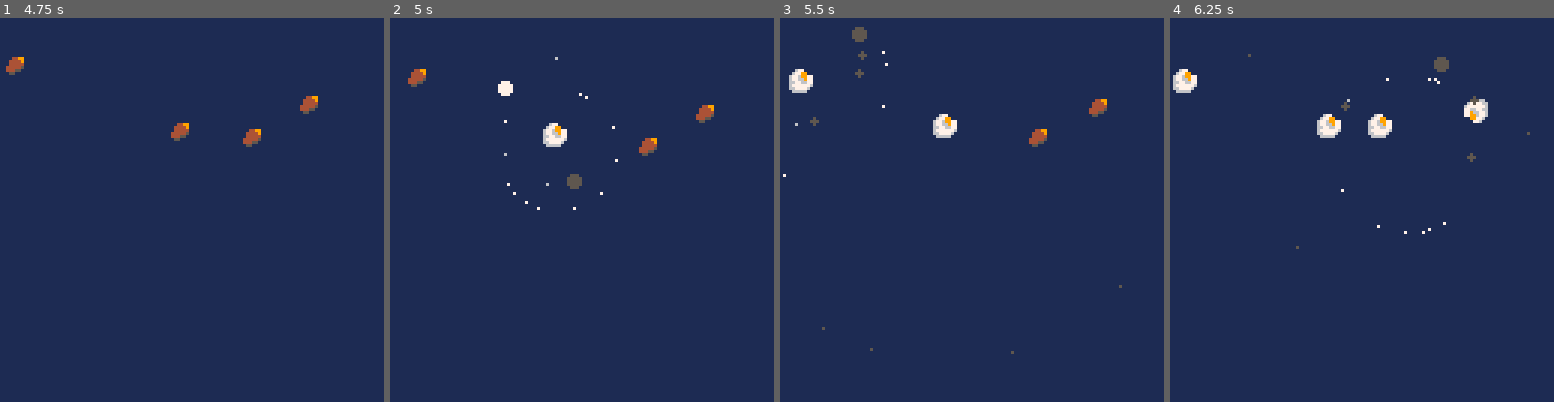
Above: before the commit, frames 1-4 (left to right).
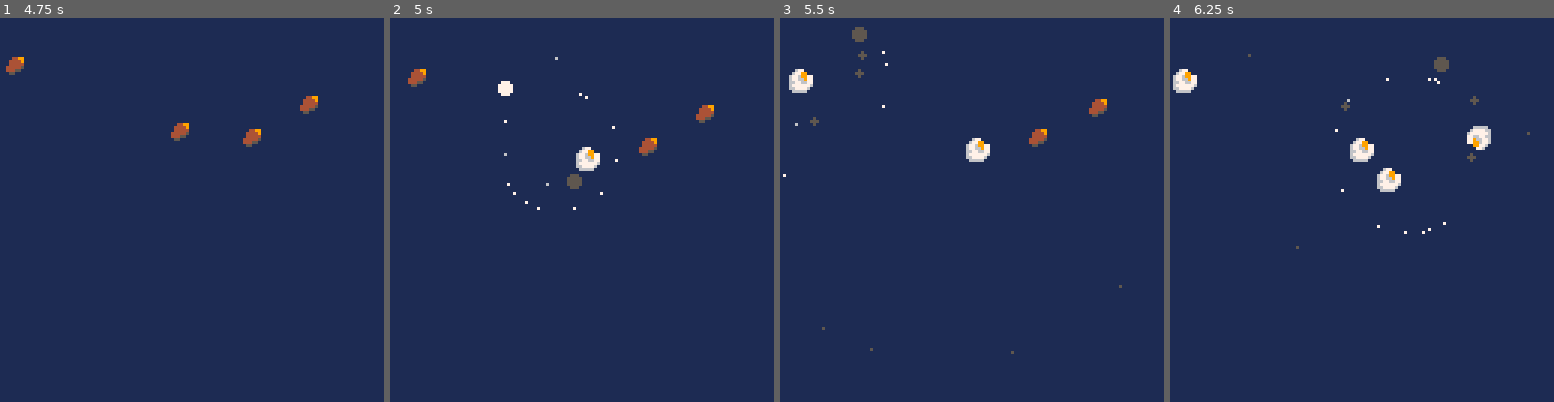
Above: after the commit, the same moments.

Repository: thoughtlesslabs/popper
Game: PICO-8 cartridge popper.p8
Two runs of this game, one before a commit and one after it. Both use one fixed random seed, a clock stepped at 60 frames per second and the inputs below.
Inputs:
- Up to frame 1 (4.75 s): tap X (X key) at 0.33, 1.07, 1.85, 2.97, 4.08 s; tap O (Z key) at 0.7, 1.7, 2.1, 2.5, 2.9, 3.3, 3.7, 4.1, 4.5 s; hold Right 1.6-2.1 s; hold Right 2.47-3.03 s; hold Left 3.08-3.58 s; hold Right 4.02-4.68 s
- Up to frame 2 (5 s): tap O (Z key) at 4.9 s
- Up to frame 3 (5.5 s): hold Left from 5.08 s (still down); tap X (X key) at 5.2 s; tap O (Z key) at 5.3 s
- Up to frame 4 (6.25 s): release Left at 5.68 s; tap O (Z key) at 5.7, 6.1 s; hold Right from 6.08 s (still down)

Frame 1 is identical in both runs. In frame 2, 0.6% of the frame differs, in the area x 39-55%, y 27-40%; in frame 3, 0.6%; in frame 4, 1.9%, in the area x 38-84%, y 21-46%.

Commit message:
Timer fix

Diff:
--- a/popper.p8
+++ b/popper.p8
@@ -210,7 +210,7 @@
  else
  	updategameover()
  end
- if kernels[rkern].mvtimer>0 then
+ if kernels[rkern].mvtimer>=0 then
  movekern(rkern)
  end
 	if kernels[rkern].j then
